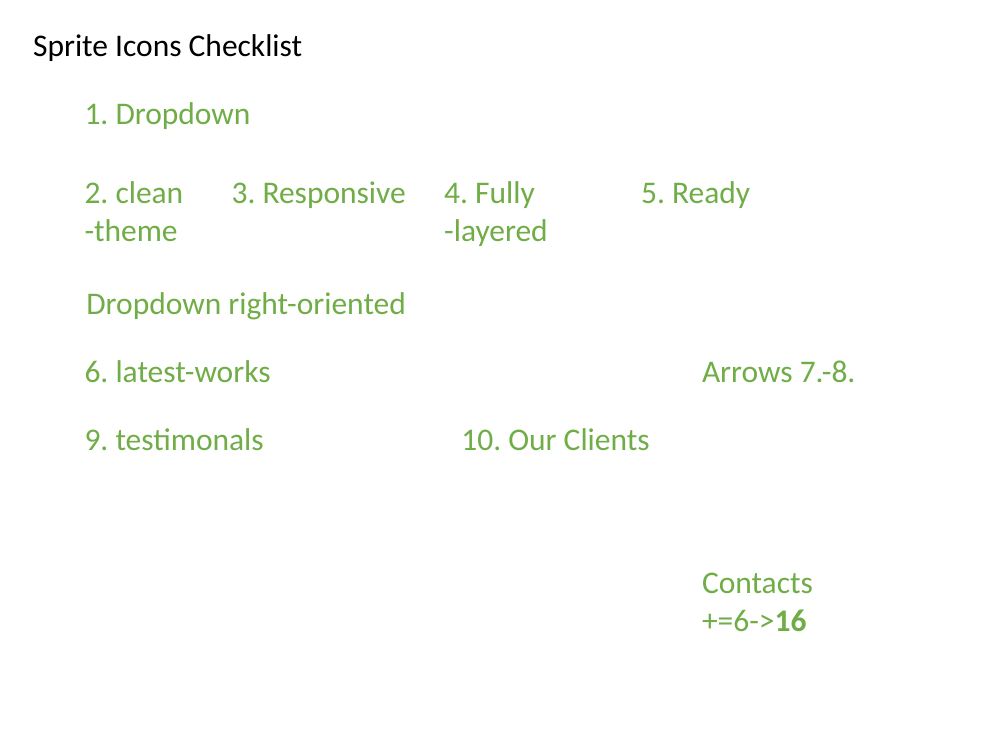
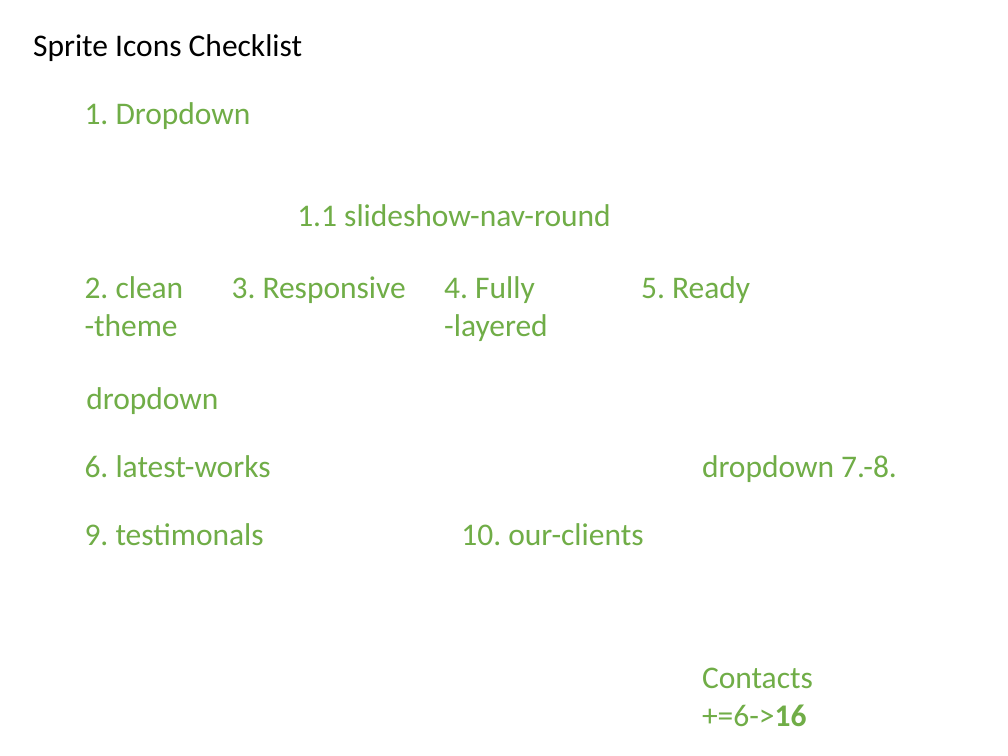
Before and after one commit to taletski/firstpage-vanilla, a slide deck: slide 2 of layout.pptx. Drawn at 1008x756 pixels with LibreOffice and Linux fonts; fonts in the diff are those of the drawing. Boxes give left, top, right and bottom in pixels: in the first picture for what was removed or moved away, otherwise in the second. Text is boxed around its words. In the diff, an @@ line names an element or a change of style, - is before the commit and + after.

Commit message:
added layout for the slideshow section

```diff
--- a/layout.pptx
+++ b/layout.pptx
@@ text added at [297, 204, 610, 226], 40 pt, text #70AD47 @@
+1.1 slideshow-nav-round
@@ 7 texts: place and size @@
-7 texts at [85, 181, 813, 631]
+7 texts at [85, 276, 813, 726]
@@ text at [86, 387, 218, 414]: text changed @@
-Dropdown right-oriented
+dropdown
@@ text at [702, 455, 897, 482]: text changed @@
-Arrows 7.-8.
+dropdown 7.-8.
@@ text at [461, 523, 643, 545]: text changed @@
-10. Our Clients
+10. our-clients
```
Also in this commit, not shown: 1 other slide changed, 1 slide added.
